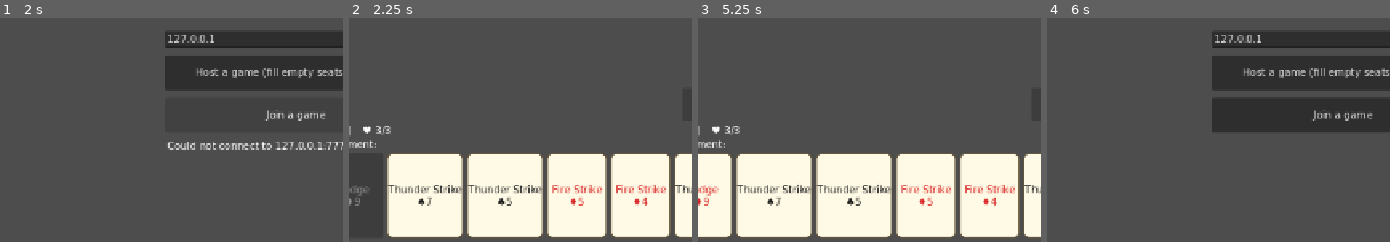
Above: before the commit, frames 1-4 (left to right).
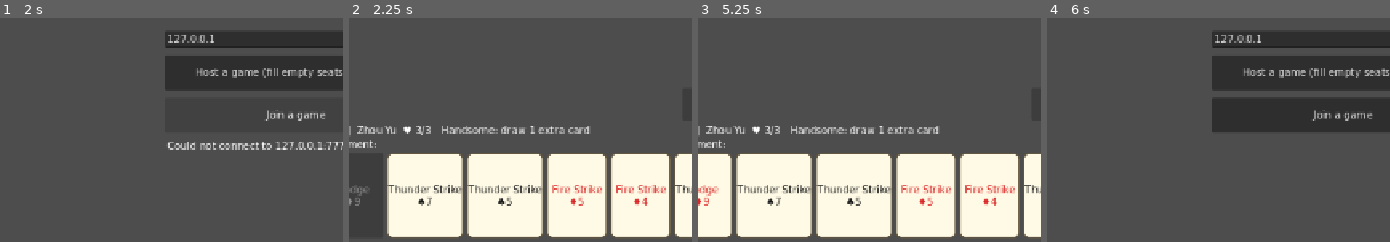
Above: after the commit, the same moments.

Repository: dabbers/SGS
Game: Godot game, scene res://ui/main_menu.tscn
The game is run twice, just before and just after one commit, with the same random seed, the same clock (stepped at 60 frames per second) and the same inputs.
Inputs:
- Up to frame 1 (2 s): click "Host a game (fill empty seats…" at 0.5 s; click "Join a game" at 1.25 s
- Up to frame 2 (2.25 s): click "Play vs bots" at 2 s
- Up to frame 3 (5.25 s): click "Bot 1 Hua Tuo ♥ 1/3 Hand: 4 E…" at 2.75 s; click "Bot 2 [king] Zhang Fei ♥ 5/5 …" at 3.5 s; click "Bot 3 Liu Bei ♥ 4/4 Hand: 3 E…" at 4.25 s; click "End turn" at 5 s
- Up to frame 4 (6 s): click "Leave" at 5.75 s
The pictures show only the part of the screen within x 15-65%, y 49-99%; the shares and areas given below are measured in that part.

Frame 1 is identical in both runs. In frame 2, 1.4% of the frame differs, in the area x 2-70%, y 48-53%; in frame 3, 1.4%; in frame 4, nothing differs.

Commit message:
Table: resolve hero data for integer and string seat keys
Co-Authored-By: Claude Fable 5.1 <noreply@anthropic.com>
Claude-Session: https://claude.ai/code/session_01BZtVwyaj5Fh4SPjhnVF5Vp

Diff:
--- a/godot/ui/table.gd
+++ b/godot/ui/table.gd
@@ -191,7 +191,7 @@
 
 
 func _seat_text(snap: Dictionary, p: Dictionary) -> String:
-	var hero: Dictionary = snap.get("vars", {}).get("heroes", {}).get(str(p["id"]), snap.get("vars", {}).get("heroes", {}).get(int(p["id"]), {}))
+	var hero: Dictionary = _hero_of(snap, int(p["id"]))
 	var lines := ["%s%s" % [p["name"], "  [%s]" % p["role"] if p["role"] != "" else ""]]
 	lines.append("%s  ♥ %d/%d" % [hero.get("name", ""), int(p["hp"]), int(p["max_hp"])])
 	var hand_n: int = snap["zones"].get("hand:%d" % int(p["id"]), {}).get("cards", []).size()
@@ -205,6 +205,12 @@
 	return "\n".join(lines)
 
 
+## Hero data keyed by seat; keys are ints in-process and strings after JSON transport.
+func _hero_of(snap: Dictionary, seat: int) -> Dictionary:
+	var heroes: Dictionary = snap.get("vars", {}).get("heroes", {})
+	return heroes.get(seat, heroes.get(str(seat), {}))
+
+
 func _zone_names(snap: Dictionary, zid: String) -> String:
 	var names := []
 	for cid in snap["zones"].get(zid, {}).get("cards", []):
@@ -217,7 +223,7 @@
 	var p := session.player_info(session.my_seat)
 	if p.is_empty():
 		return
-	var hero: Dictionary = snap.get("vars", {}).get("heroes", {}).get(str(session.my_seat), {})
+	var hero: Dictionary = _hero_of(snap, session.my_seat)
 	my_info.text = "You: %s  [%s]  %s  ♥ %d/%d   %s" % [p["name"], p["role"], hero.get("name", ""), int(p["hp"]), int(p["max_hp"]),
 		"  |  ".join(hero.get("skills", []).map(func(s): return s["label"]))]
 	my_equip.text = "Equipment: " + _zone_names(snap, "equip:%d" % session.my_seat) + "    Judgement: " + _zone_names(snap, "judge:%d" % session.my_seat)
